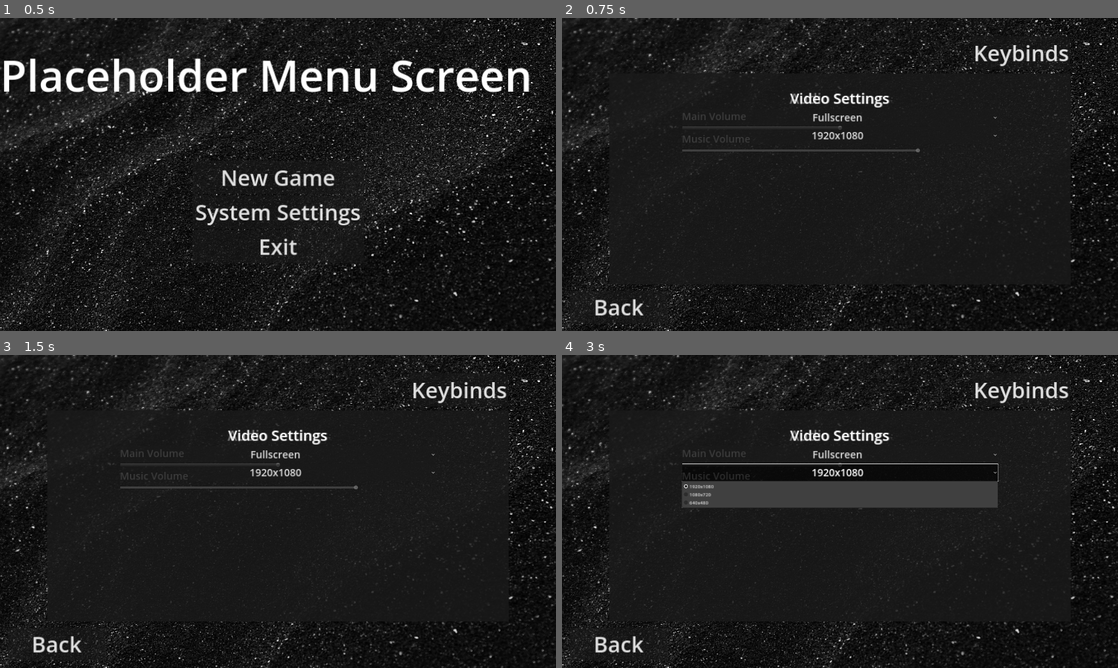
Above: before the commit, frames 1-4 (two rows, left to right).
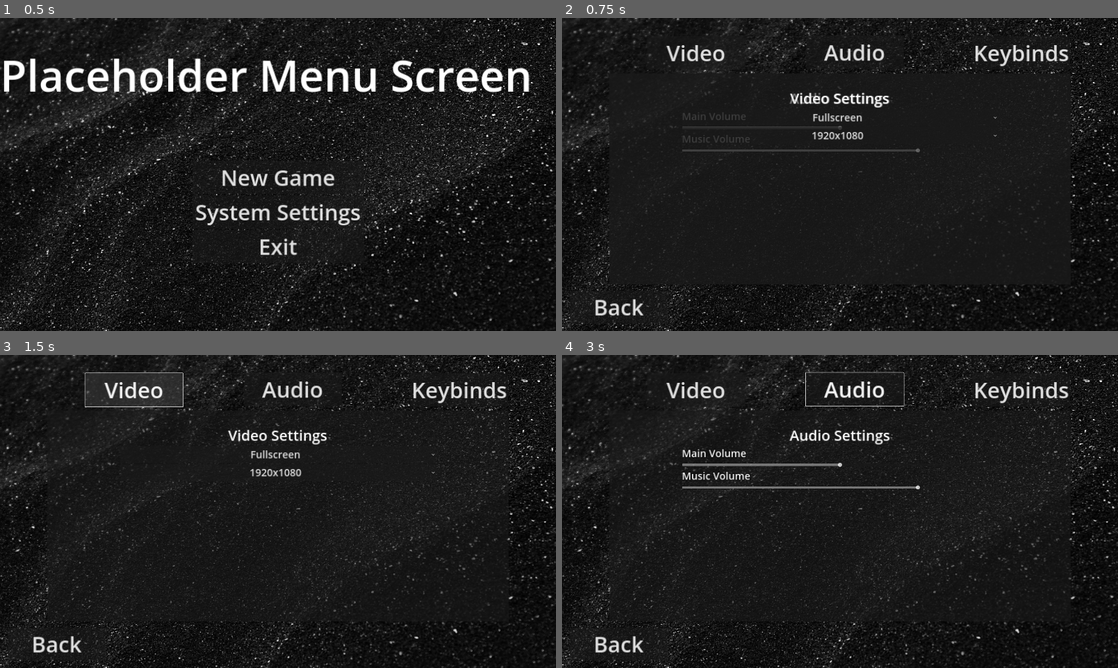
Above: after the commit, the same moments.

Repository: Zapiltar-E7/MenuConcept
Game: Godot game, scene res://Menus/main_menu_PHDR.tscn
Two runs of this game, one before a commit and one after it. Both use one fixed random seed, a clock stepped at 60 frames per second and the inputs below.
Inputs (mouse positions are in pixels of both pictures, inside the frame that each line leads up to):
- Up to frame 1 (0.5 s): no input
- Up to frame 2 (0.75 s): click "System Settings" at 0.5 s
- Up to frame 3 (1.5 s): click (133, 389) at 1.25 s, where only the run after the commit has a clickable "Video"
- Up to frame 4 (3 s): click (856, 389) at 2 s, where only the run after the commit has a clickable "Audio"; click (840, 473) at 2.75 s, where only the run before the commit has a clickable "1920x1080"

Frame 1 is identical in both runs. In frame 2, 0.6% of the frame differs, in the area x 15-62%, y 5-17%; in frame 3, 2.0%; in frame 4, 7.1%, in the area x 8-92%, y 5-86%.

Commit message:
Music Fix UI Redesign

Diff:
--- a/soul-like-shenanigans/Menus/main_menu_PHDR.tscn
+++ b/soul-like-shenanigans/Menus/main_menu_PHDR.tscn
@@ -1,9 +1,10 @@
-[gd_scene load_steps=8 format=3 uid="uid://6yocw0mwpx13"]
+[gd_scene load_steps=9 format=3 uid="uid://6yocw0mwpx13"]
 
 [ext_resource type="Script" path="res://Menus/scripts/main_menu_phdr.gd" id="1_gpwtt"]
 [ext_resource type="Texture2D" uid="uid://dpauvtthakjdy" path="res://audio/adrien-olichon-RCAhiGJsUUE-unsplash.jpg" id="2_ap1sn"]
 [ext_resource type="PackedScene" uid="uid://envu7citva8h" path="res://Menus/system_settings.tscn" id="2_y70mu"]
 [ext_resource type="PackedScene" uid="uid://d3ula0ymkyvam" path="res://Menus/keybinds.tscn" id="3_kiphy"]
+[ext_resource type="AudioStream" uid="uid://drjbvjkttya7s" path="res://audio/menu music/fatalechoes.mp3" id="5_o2di7"]
 
 [sub_resource type="SystemFont" id="SystemFont_k0n8r"]
 font_names = PackedStringArray("Comic Sans MS")
@@ -97,5 +98,11 @@
 visible = false
 layout_mode = 1
 
+[node name="AudioStreamPlayer" type="AudioStreamPlayer" parent="."]
+stream = ExtResource("5_o2di7")
+autoplay = true
+bus = &"Music"
+parameters/looping = true
+
 [connection signal="pressed" from="Start Screen/VBoxContainer/Settings Button" to="." method="_on_settings_button_pressed"]
 [connection signal="pressed" from="Start Screen/VBoxContainer/Exit" to="." method="_on_exit_pressed"]
--- a/soul-like-shenanigans/Menus/menu_music.tscn
+++ b/soul-like-shenanigans/Menus/menu_music.tscn
@@ -5,7 +5,7 @@
 
 [node name="AudioStreamPlayer" type="AudioStreamPlayer"]
 stream = ExtResource("1_baofa")
-volume_db = -14.991
+autoplay = true
 bus = &"Music"
 parameters/looping = true
 script = ExtResource("1_mqt5e")
--- a/soul-like-shenanigans/Menus/scripts/keybinds_phdr.gd
+++ b/soul-like-shenanigans/Menus/scripts/keybinds_phdr.gd
@@ -87,10 +87,6 @@
 			remapping_button = null
 
 			accept_event()
-	if !is_remapping:
-		if event.is_action_pressed("ui_cancel"):
-			%Keybinds.visible = false
-			%"System Settings".visible = true
 
 
 
@@ -103,8 +99,6 @@
 	%"System Settings".visible = true
 
 
-
-
 func _on_reset_button_pressed():
 	InputMap.load_from_project_settings()
 	for action in input_actions:
--- a/soul-like-shenanigans/Menus/scripts/main_menu_phdr.gd
+++ b/soul-like-shenanigans/Menus/scripts/main_menu_phdr.gd
@@ -3,8 +3,8 @@
 
 # Called when the node enters the scene tree for the first time.
 func _ready():
-	MenuMusic.play_music_menu()
-
+	#MenuMusic.play_music_menu()
+	pass
 # Called every frame. 'delta' is the elapsed time since the previous frame.
 func _process(delta):
 	pass
--- a/soul-like-shenanigans/Menus/scripts/system_settings.gd
+++ b/soul-like-shenanigans/Menus/scripts/system_settings.gd
@@ -17,14 +17,17 @@
 	main_volume_slider.value = audio_settings.main_volume
 	music_volume_slider.value = audio_settings.music_volume
 
-func _input(event):
-	if event.is_action_pressed("ui_cancel"):
-		%"Start Screen".visible = true
-		%"System Settings".visible = false
 func _on_back_pressed():
 	%"Start Screen".visible = true
 	%"System Settings".visible = false
 
+func _on_video_settings_button_pressed():
+	%"Video Settings Container".visible = true
+	%"Audio Settings Container".visible = false
+
+func _on_audio_settings_button_pressed():
+	%"Video Settings Container".visible = false
+	%"Audio Settings Container".visible = true
 
 func _on_keybinds_pressed():
 	%"System Settings".visible = false
@@ -72,6 +75,8 @@
 
 func _on_main_volume_value_changed(value):
 	AudioServer.set_bus_volume_db(master, linear_to_db(value))
+	print("Master", AudioServer.get_bus_volume_db(master))
 
 func _on_music_volume_value_changed(value):
 	AudioServer.set_bus_volume_db(music, linear_to_db(value))
+	print("Music:", AudioServer.get_bus_volume_db(music))
--- a/soul-like-shenanigans/Menus/system_settings.tscn
+++ b/soul-like-shenanigans/Menus/system_settings.tscn
@@ -12,6 +12,7 @@
 script = ExtResource("1_toewp")
 
 [node name="Audio Settings Container" type="PanelContainer" parent="."]
+unique_name_in_owner = true
 layout_mode = 1
 anchors_preset = 8
 anchor_left = 0.5
@@ -81,6 +82,7 @@
 value = 0.75
 
 [node name="Video Settings Container" type="PanelContainer" parent="."]
+unique_name_in_owner = true
 layout_mode = 1
 anchors_preset = 8
 anchor_left = 0.5
@@ -168,6 +170,38 @@
 theme_override_font_sizes/font_size = 75
 text = "Keybinds"
 
+[node name="Video Settings Button" type="Button" parent="."]
+layout_mode = 1
+anchors_preset = 7
+anchor_left = 0.5
+anchor_top = 1.0
+anchor_right = 0.5
+anchor_bottom = 1.0
+offset_left = -666.0
+offset_top = -1013.0
+offset_right = -328.0
+offset_bottom = -902.0
+grow_horizontal = 2
+grow_vertical = 0
+theme_override_font_sizes/font_size = 75
+text = "Video"
+
+[node name="Audio Settings Button" type="Button" parent="."]
+layout_mode = 1
+anchors_preset = 7
+anchor_left = 0.5
+anchor_top = 1.0
+anchor_right = 0.5
+anchor_bottom = 1.0
+offset_left = -118.0
+offset_top = -1015.0
+offset_right = 220.0
+offset_bottom = -904.0
+grow_horizontal = 2
+grow_vertical = 0
+theme_override_font_sizes/font_size = 75
+text = "Audio"
+
 [connection signal="drag_ended" from="Audio Settings Container/MarginContainer/VBoxContainer/ScrollContainer/VBoxContainer/MainVolume" to="." method="_on_main_volume_drag_ended"]
 [connection signal="value_changed" from="Audio Settings Container/MarginContainer/VBoxContainer/ScrollContainer/VBoxContainer/MainVolume" to="." method="_on_main_volume_value_changed"]
 [connection signal="drag_ended" from="Audio Settings Container/MarginContainer/VBoxContainer/ScrollContainer/VBoxContainer/MusicVolume" to="." method="_on_music_volume_drag_ended"]
@@ -176,3 +210,5 @@
 [connection signal="item_selected" from="Video Settings Container/MarginContainer/VBoxContainer/ScrollContainer/VBoxContainer/Window Resolution" to="." method="_on_window_resolution_item_selected"]
 [connection signal="pressed" from="Back" to="." method="_on_back_pressed"]
 [connection signal="pressed" from="Keybind Button" to="." method="_on_keybinds_pressed"]
+[connection signal="pressed" from="Video Settings Button" to="." method="_on_video_settings_button_pressed"]
+[connection signal="pressed" from="Audio Settings Button" to="." method="_on_audio_settings_button_pressed"]
--- a/soul-like-shenanigans/default_bus_layout.tres
+++ b/soul-like-shenanigans/default_bus_layout.tres
@@ -5,5 +5,5 @@
 bus/1/solo = false
 bus/1/mute = false
 bus/1/bypass_fx = false
-bus/1/volume_db = -0.130497
+bus/1/volume_db = 0.0
 bus/1/send = &"Master"
--- a/soul-like-shenanigans/project.godot
+++ b/soul-like-shenanigans/project.godot
@@ -24,7 +24,7 @@
 [autoload]
 
 ConfigFileHandler="*res://Menus/scripts/ConfigFileHandler.gd"
-MenuMusic="*res://Menus/scripts/menu_music.gd"
+MenuMusic="res://Menus/scripts/menu_music.gd"
 
 [display]
 
